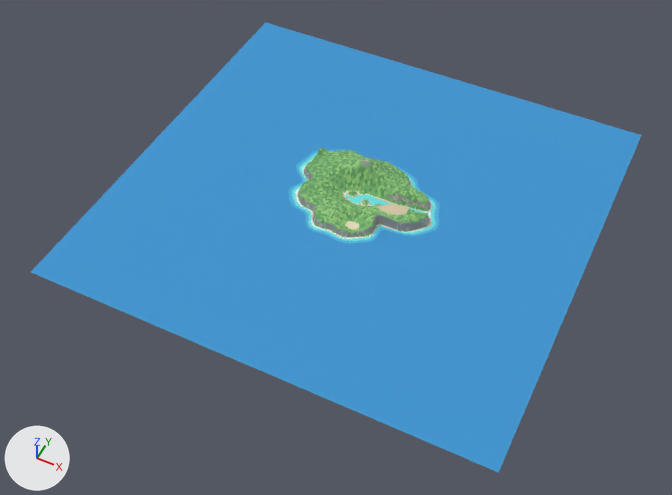
An edit to the glTF model assets/models/jurassic-island/island_terrain.glb, drawn before and after from the same camera.
One viewpoint serves both versions: a 50 mm lens placed at (343.0, -745.0, 826.0), pointed at (-2.0, -55.0, -37.0). The lights are fixed; the arrows at lower left show +X, +Y and +Z. The first picture is the older version. Vertices at exactly the same position are counted once.

The first picture shows 'Island', 'Water'.
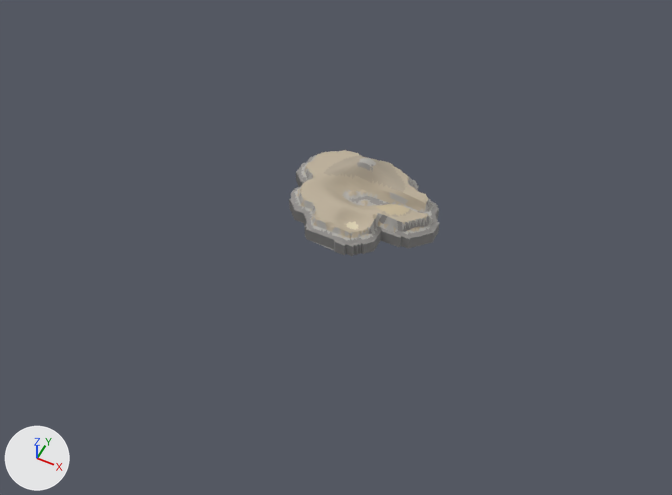
Changed parts and their boxes [x1, y1, x2, y2] in the pictures (672 x 495 px):
'Water', deleted: before [31, 22, 641, 473]
    faces in mat_water_deep (blue #3c95d1): [31, 22, 641, 473]
    faces in mat_water_shallow (cyan #6ae2e5): [292, 153, 436, 241]
    faces in mat_water_mid (cyan #4db4de): [288, 149, 440, 244]
    faces in mat_surf (white #f0faf9): [295, 159, 433, 239]
'Island', reshaped: before [297, 148, 431, 238]; after [289, 150, 439, 256]

The change, as a list of edits to the scene's bpy script:
```text
Add mat_base:
    mat_base = principled_material('base')
    mat_base.base_color = (0.255, 0.25, 0.245)  # grey #8a8988
    mat_base.roughness = 0.92
Add mat_soil_high:
    mat_soil_high = principled_material('soil_high')
    mat_soil_high.base_color = (0.43, 0.372, 0.288)  # beige #afa492
    mat_soil_high.roughness = 0.92
Add mat_soil_low:
    mat_soil_low = principled_material('soil_low')
    mat_soil_low.base_color = (0.505, 0.432, 0.325)  # beige #bcb09a
    mat_soil_low.roughness = 0.92
Change me_island:
    used by ob_island; location = (0.0, 0.0, 0.0)
    remove me_island.from_pydata(...)  # 13899 vertices, 27328 faces; spans x -122.0..122.0, y -112.0..112.0, z -18.0..35.0
    add me_island.from_pydata(...)  # 2382 vertices, 4742 faces; spans x -93.0..106.0, y -73.0..77.0, z -22.0..34.0
    me_island part 1: 37 vertices moved within x -84.0..96.0, y -70.0..58.0, z -4.0..18.0; 13459 vertices removed from x -122.0..122.0, y -112.0..112.0, z -18.0..35.0; 1942 vertices added at x -93.0..106.0, y -73.0..77.0, z -22.0..34.0
    remove me_island.materials.append(mat_seabed)  # pale yellow #dad6c0
    remove me_island.materials.append(mat_grass_light)  # green #94c879
    remove me_island.materials.append(mat_grass_mid)  # green #7ab46f
    remove me_island.materials.append(mat_grass_dark)  # green #63a061
    add me_island.materials.append(mat_soil_high)  # beige #afa492
    add me_island.materials.append(mat_soil_low)  # beige #bcb09a
    add me_island.materials.append(mat_base)  # grey #8a8988
Remove ob_water:
    ob_water = bpy.data.objects.new('Water', me_water)
    ob_water.location = (0.0, 0.0, 0.0)
```
